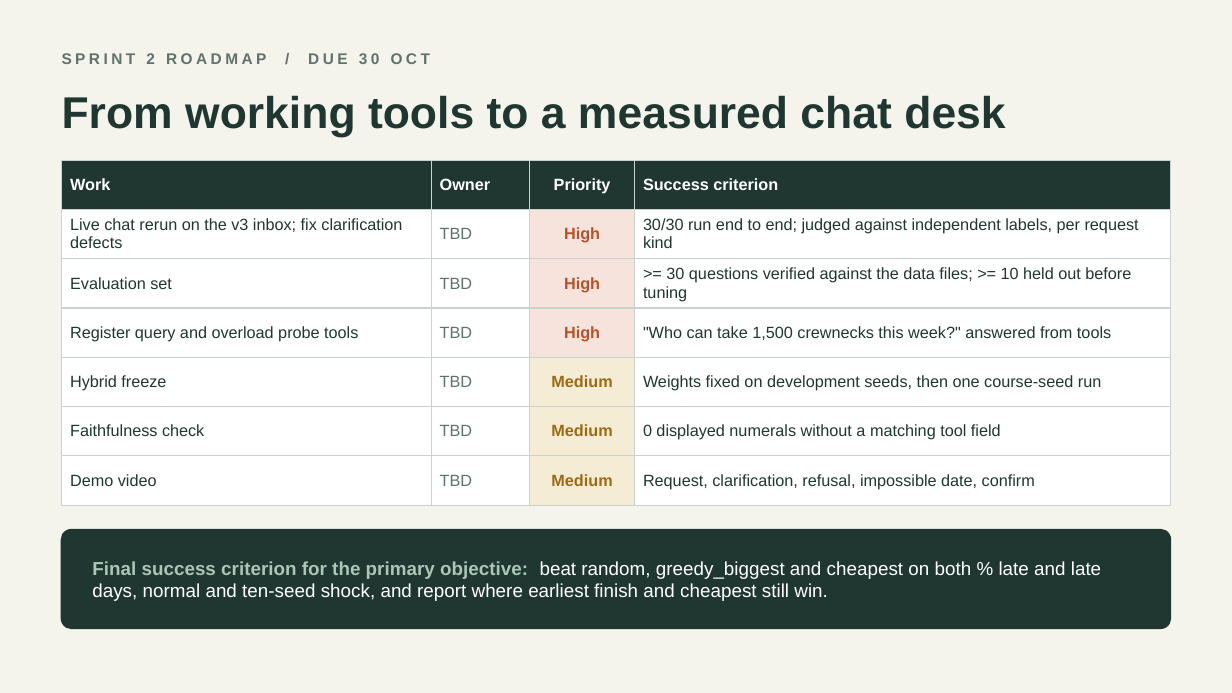
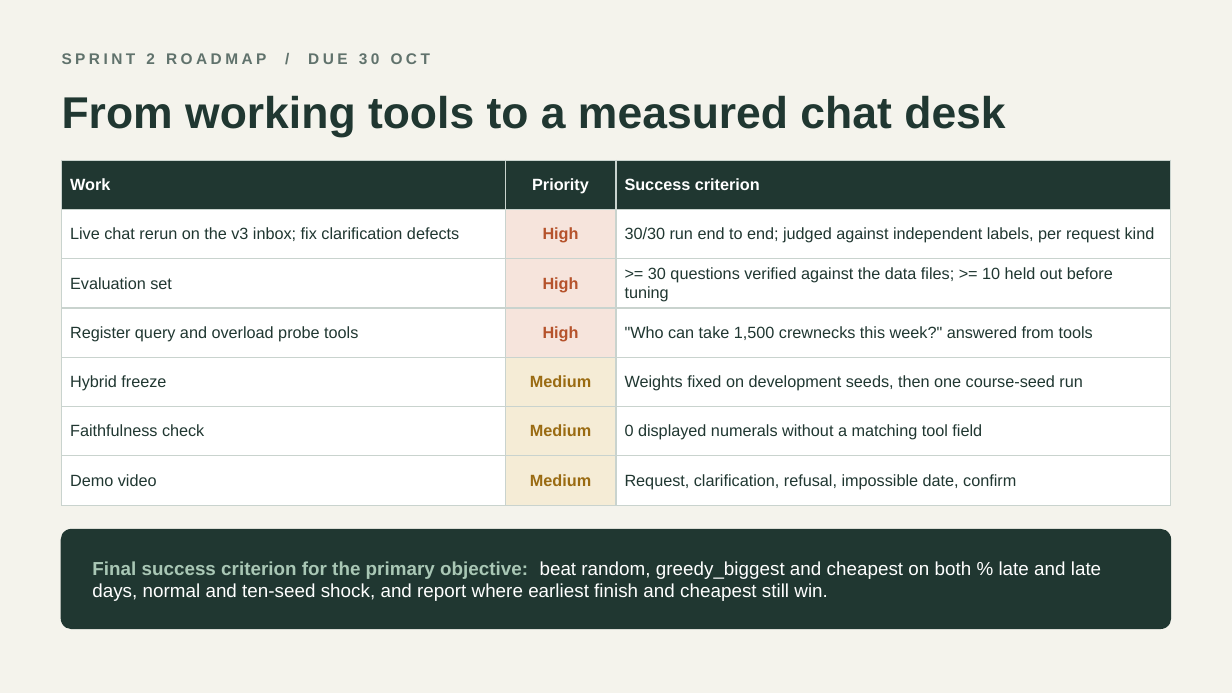
Before and after one commit to JoshuaGloor/dss5105-capstone-project, a slide deck: slide 8 of docs/slides/Presentation_Group11_Sprint1.pptx. Drawn at 1232x693 pixels with LibreOffice and Linux fonts; fonts in the diff are those of the drawing. Boxes give left, top, right and bottom in pixels: in the first picture for what was removed or moved away, otherwise in the second. Text is boxed around its words. In the diff, an @@ line names an element or a change of style, - is before the commit and + after.

```diff
--- a/docs/slides/Presentation_Group11_Sprint1.pptx
+++ b/docs/slides/Presentation_Group11_Sprint1.pptx
@@ table at box(62, 160, 1170, 493) @@
-column 2: Owner | TBD | TBD | TBD | TBD | TBD | TBD
```
Also in this commit, not shown: 35 other files.
